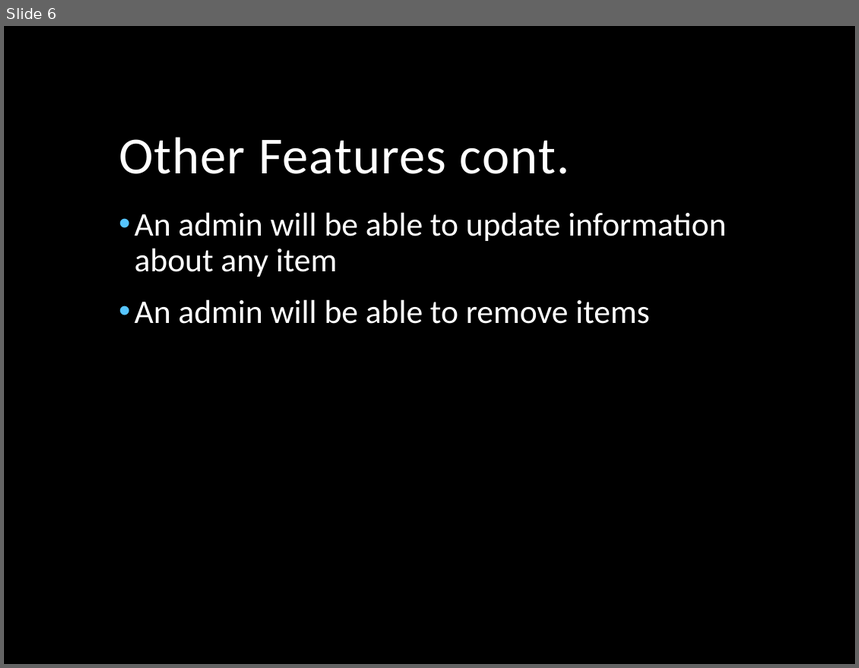
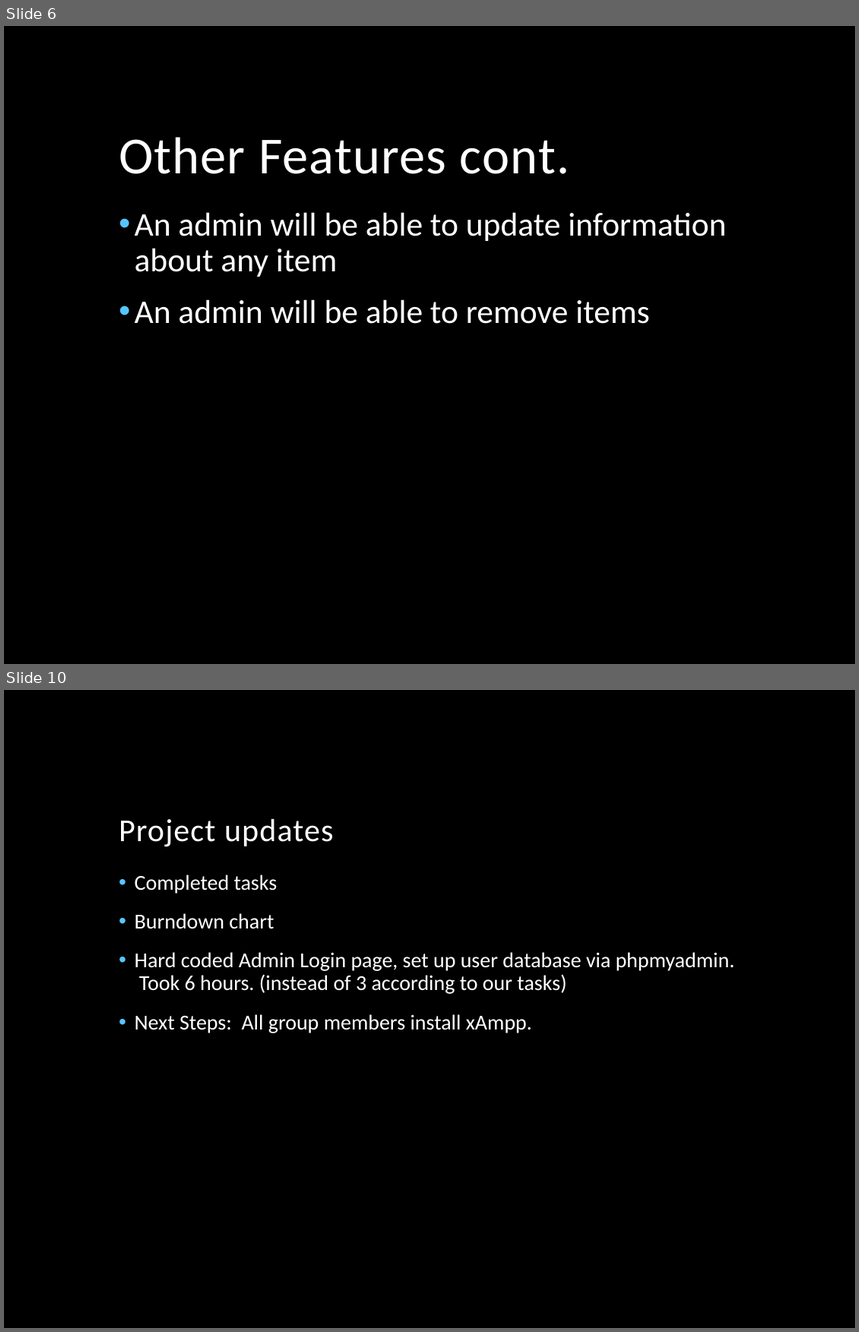
Before and after one commit to rhubrightj/CSCI480-Project-TheBrogrammers, a slide deck: Presentation.pptx. Shown one above the other, each under a label of ours: slide 6 before the commit, slides 6 and 10 after it; the slides between them are not shown. The pictures are 859x668 and 859x1332 pixels, drawn with LibreOffice and Linux fonts; fonts in the diff are those of the drawing; background and template pictures are left out. Boxes give left, top, right and bottom in pixels: in the first picture for what was removed or moved away, otherwise in the second. Text is boxed around its words. In the diff, an @@ line names an element or a change of style, - is before the commit and + after.

```diff
--- a/Presentation.pptx
+++ b/Presentation.pptx
@@ slide 10 added at [4,690,855,1328], background picture (left out) @@
@@ title added at [119,818,334,847], 27 pt, text #FFFFFF @@
+Project updates
@@ text added at [135,875,735,1034], 18 pt, text #FFFFFF @@
+• Completed tasks
+• Burndown chart
+• Hard coded Admin Login page, set up user database via phpmyadmin. Took 6 hours. (instead of 3 according to our tasks)
+• Next Steps: All group members install xAmpp.
```
Also in this commit, not shown: 3 other slides added, 46 other files.
